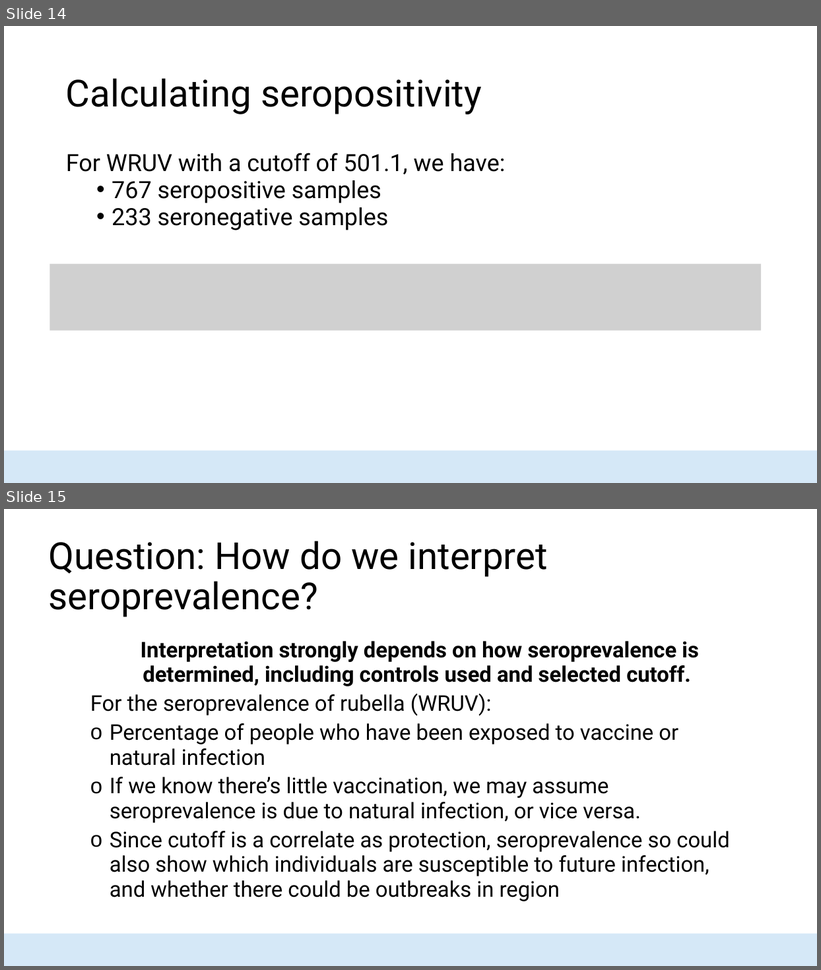
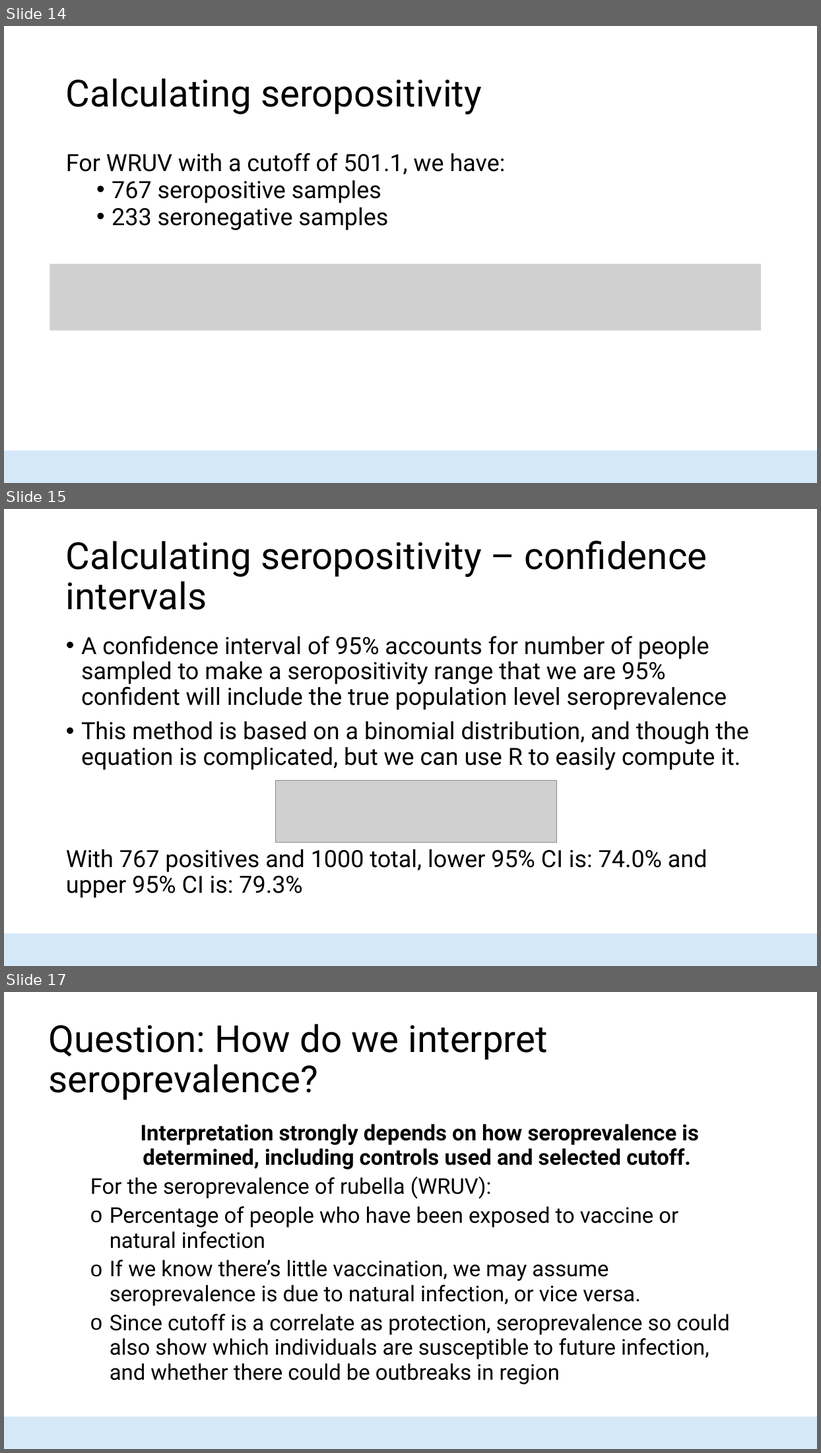
Before and after one commit to HopkinsIDD/seroanalytics_workshop, a slide deck: Lecture 3/Lecture 3 draft v2.pptx. Shown one above the other, each under a label of ours: slides 14 and 15 before the commit, slides 14, 15 and 17 after it; the slides between them are not shown. The pictures are 821x970 and 821x1453 pixels, drawn with LibreOffice and Linux fonts; fonts in the diff are those of the drawing; grey boxes stand for pictures; background and template pictures are left out. Boxes give left, top, right and bottom in pixels: in the first picture for what was removed or moved away, otherwise in the second. Text is boxed around its words. In the diff, an @@ line names an element or a change of style, - is before the commit and + after.

Commit message:
adding CI for seroprevalence

```diff
--- a/Lecture 3/Lecture 3 draft v2.pptx
+++ b/Lecture 3/Lecture 3 draft v2.pptx
@@ slide 15 added at box(4, 509, 817, 966), background #FFFFFF; not listed: 1 template element that a slide beside it also shows @@
@@ title added at box(66, 541, 707, 610), 44 pt, text #000000 @@
+Calculating seropositivity – confidence intervals
@@ text added at box(66, 636, 749, 898), 28 pt, text #000000 @@
+• A confidence interval of 95% accounts for number of people sampled to make a seropositivity range that we are 95% confident will include the true population level seroprevalence
+• This method is based on a binomial distribution, and though the equation is complicated, but we can use R to easily compute it.
+With 767 positives and 1000 total, lower 95% CI is: 74.0% and upper 95% CI is: 79.3%
@@ picture added at box(275, 780, 556, 843) @@
@@ what was slide 15 is now slide 17 @@
```
Also in this commit, not shown: 1 other slide added.
